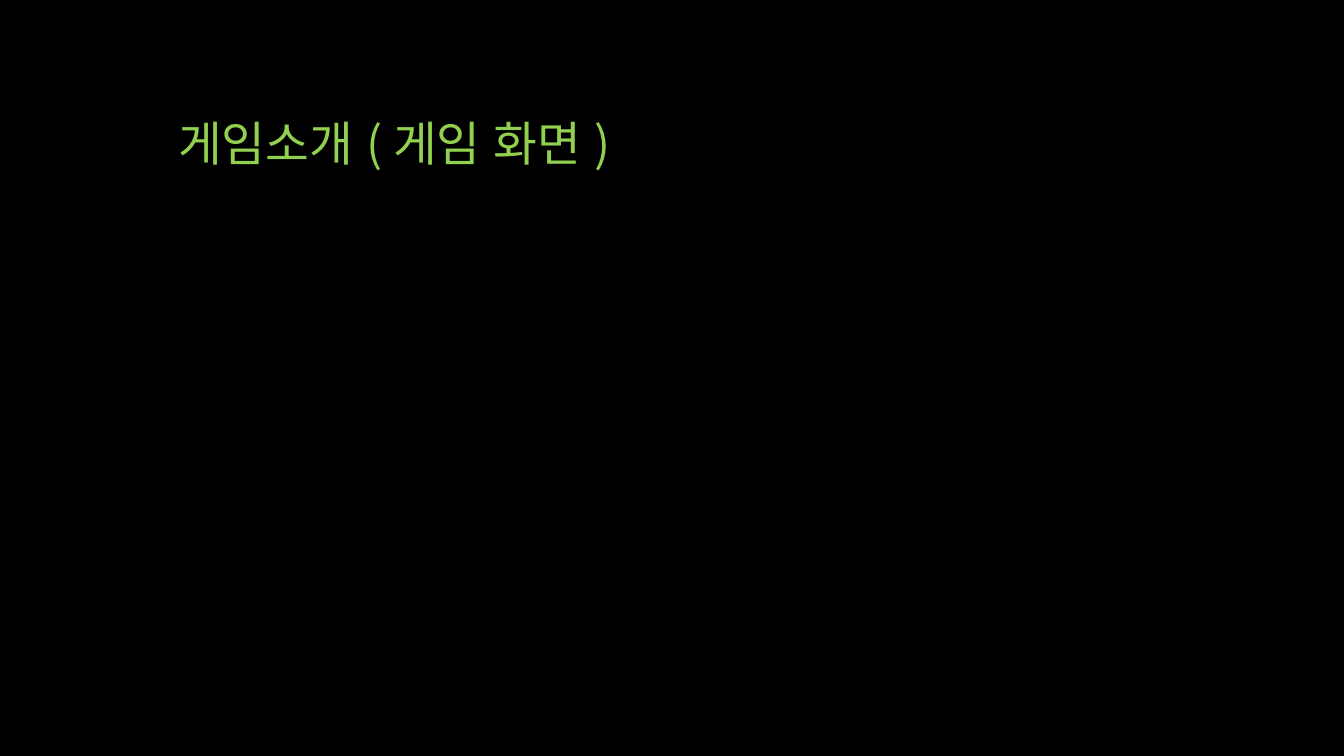
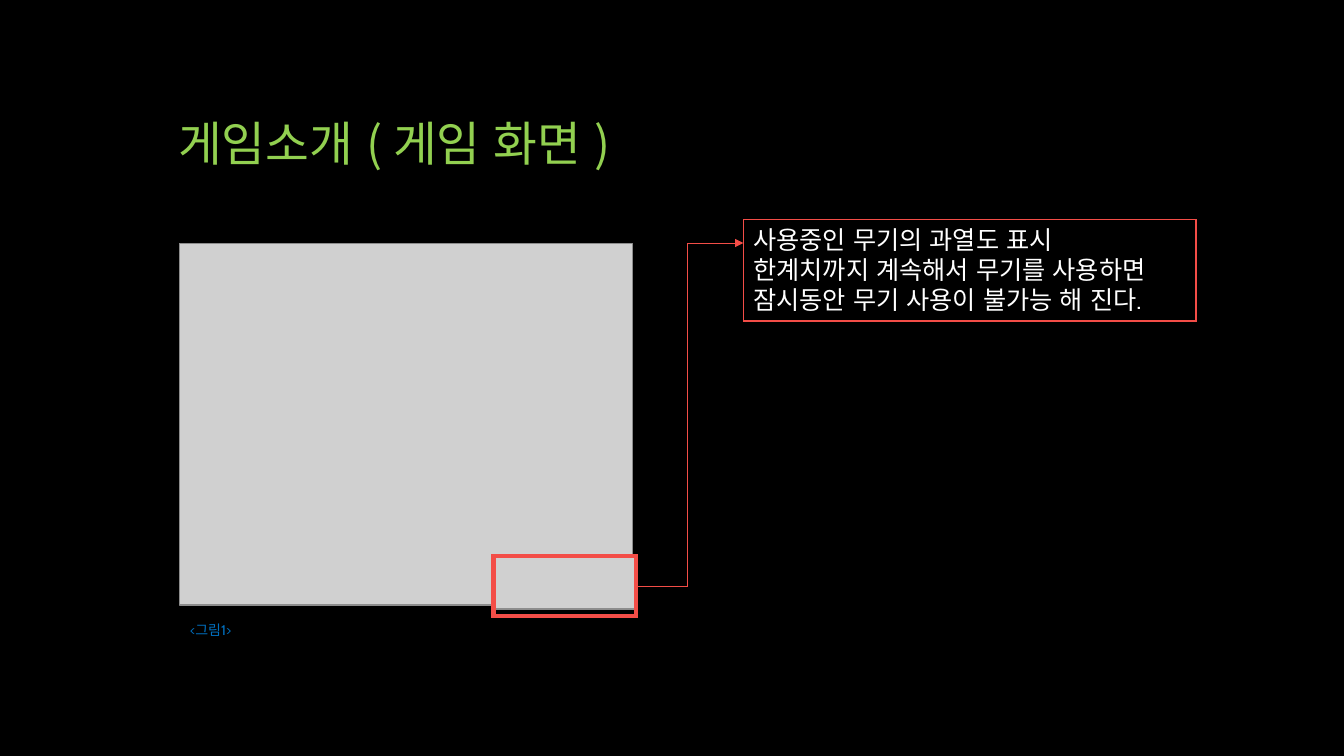
Before and after one commit to qwert830/SP, a slide deck: slide 5 of 기획/UTB (Unknown Team Battle).pptx. Drawn at 1344x756 pixels with LibreOffice and Linux fonts; fonts in the diff are those of the drawing; grey boxes stand for pictures. Boxes give left, top, right and bottom in pixels: in the first picture for what was removed or moved away, otherwise in the second. Text is boxed around its words. In the diff, an @@ line names an element or a change of style, - is before the commit and + after.

```diff
--- a/기획/UTB (Unknown Team Battle).pptx
+++ b/기획/UTB (Unknown Team Battle).pptx
@@ rectangle added at (x1=744, y1=220, x2=1197, y2=322), outline #F34D47 1 pt, 18 pt, text #FFFFFF @@
+사용중인 무기의 과열도 표시
+한계치까지 계속해서 무기를 사용하면 잠시동안 무기 사용이 불가능 해 진다.
@@ picture added at (x1=179, y1=243, x2=632, y2=605) @@
@@ elbow line added from (636, 586) to (688, 243), #F34D47 0.5 pt @@
@@ arrow added from (688, 243) to (744, 243), #F34D47 0.5 pt @@
@@ picture added at (x1=493, y1=557, x2=636, y2=609) @@
@@ rectangle added at (x1=494, y1=556, x2=637, y2=616), outline #F34D47 3 pt @@
@@ text added at (x1=190, y1=623, x2=232, y2=636), 10 pt, text #0070C0 @@
+<그림1>
```
Also in this commit, not shown: 5 other slides changed, 1 slide added.
